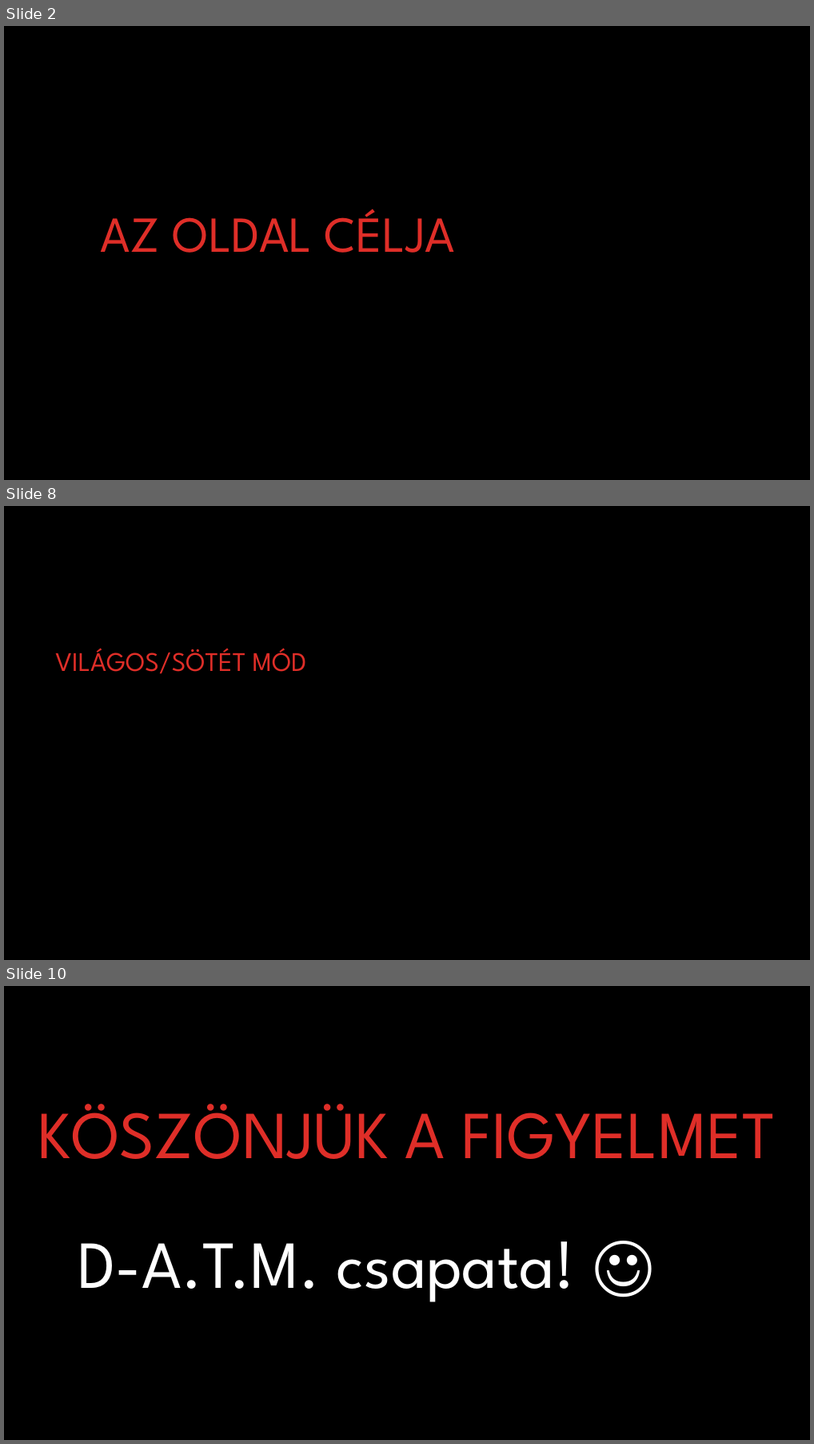
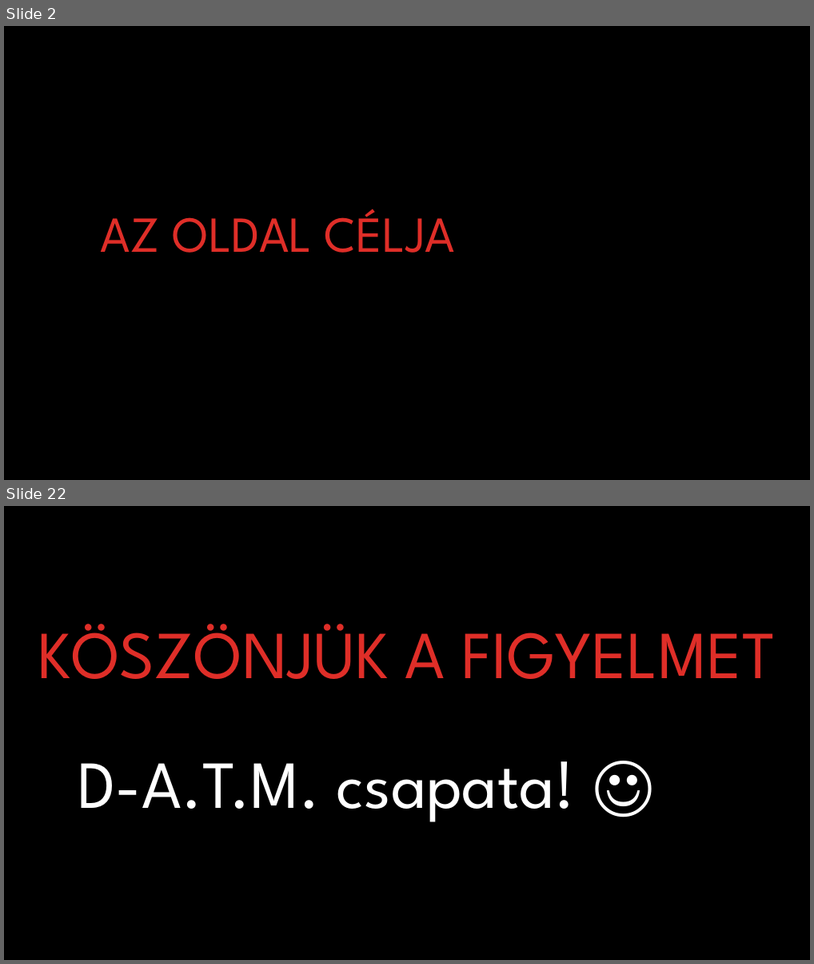
Before and after one commit to ookamim2007-source/D.A.T.M.-D-l-Alf-ldi-Tuning-M-hely.web-, a slide deck: DATM PPT.pptx. Shown one above the other, each under a label of ours: slides 2, 8 and 10 before the commit, slides 2 and 22 after it; the slides between them are not shown. The pictures are 814x1444 and 814x964 pixels, drawn with LibreOffice and Linux fonts; fonts in the diff are those of the drawing; background and template pictures are left out. Boxes give left, top, right and bottom in pixels: in the first picture for what was removed or moved away, otherwise in the second. Text is boxed around its words. In the diff, an @@ line names an element or a change of style, - is before the commit and + after.

```diff
--- a/DATM PPT.pptx
+++ b/DATM PPT.pptx
@@ slide 8 removed at box(4, 506, 810, 960), background #000000 @@
@@ title removed at box(55, 648, 307, 674) @@
-VILÁGOS/SÖTÉT MÓD
@@ what was slide 10 is now slide 22 @@
```
Also in this commit, not shown: 1 slide changed, 18 slides added, 5 other slides removed.
